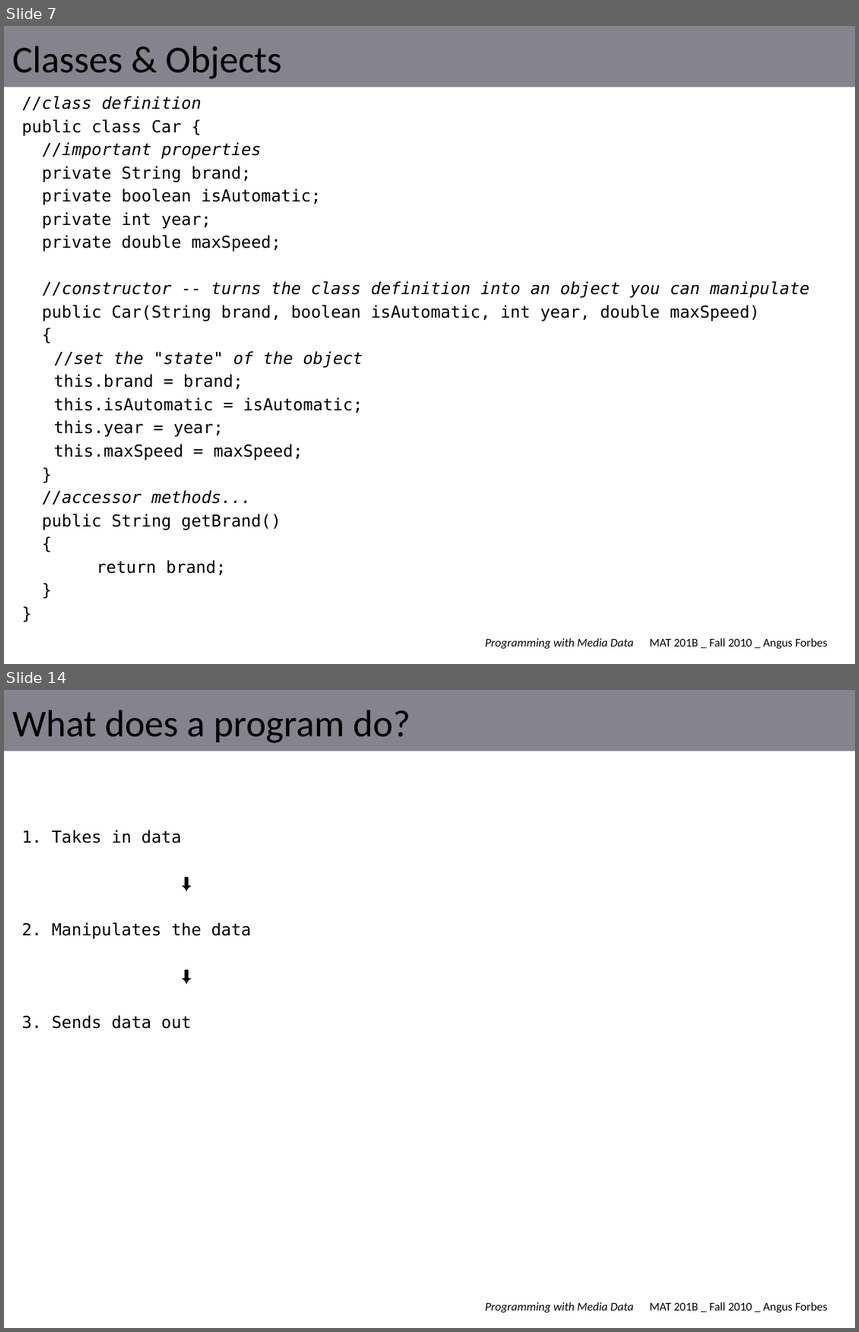
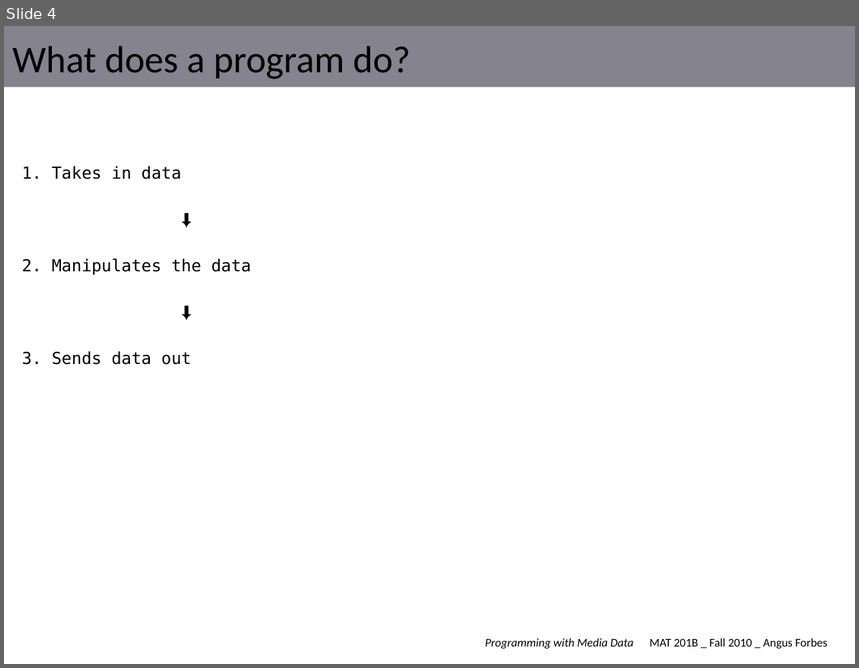
Before and after one commit to angusforbes/mat201b, a slide deck: slides/template.pptx. Shown one above the other, each under a label of ours: slides 7 and 14 before the commit, slide 4 after it; the slides between them are not shown. The pictures are 859x1332 and 859x668 pixels, drawn with LibreOffice and Linux fonts; fonts in the diff are those of the drawing. Boxes give left, top, right and bottom in pixels: in the first picture for what was removed or moved away, otherwise in the second. Text is boxed around its words. In the diff, an @@ line names an element or a change of style, - is before the commit and + after.

```diff
--- a/slides/template.pptx
+++ b/slides/template.pptx
@@ slide 7 removed at (4, 26, 855, 664), background #FFFFFF; not listed: 2 template elements that a slide beside it also shows @@
@@ title removed at (12, 46, 282, 79) @@
-Classes & Objects
@@ text removed at (22, 96, 810, 575) @@
-//class definition
-public class Car {
-//important properties
-private String brand;
-private boolean isAutomatic;
-private int year;
-private double maxSpeed;
-//constructor -- turns the class definition into an object you can manipulate
-public Car(String brand, boolean isAutomatic, int year, double maxSpeed)
-{
-//set the "state" of the object
-this.brand = brand;
-this.isAutomatic = isAutomatic;
-this.year = year;
-this.maxSpeed = maxSpeed;
-}
-//accessor methods...
-public String getBrand()
-{
-return brand;
-}
-}
@@ what was slide 14 is now slide 4 @@
```
Also in this commit, not shown: 3 slides changed, 9 other slides removed, 16 other files.
